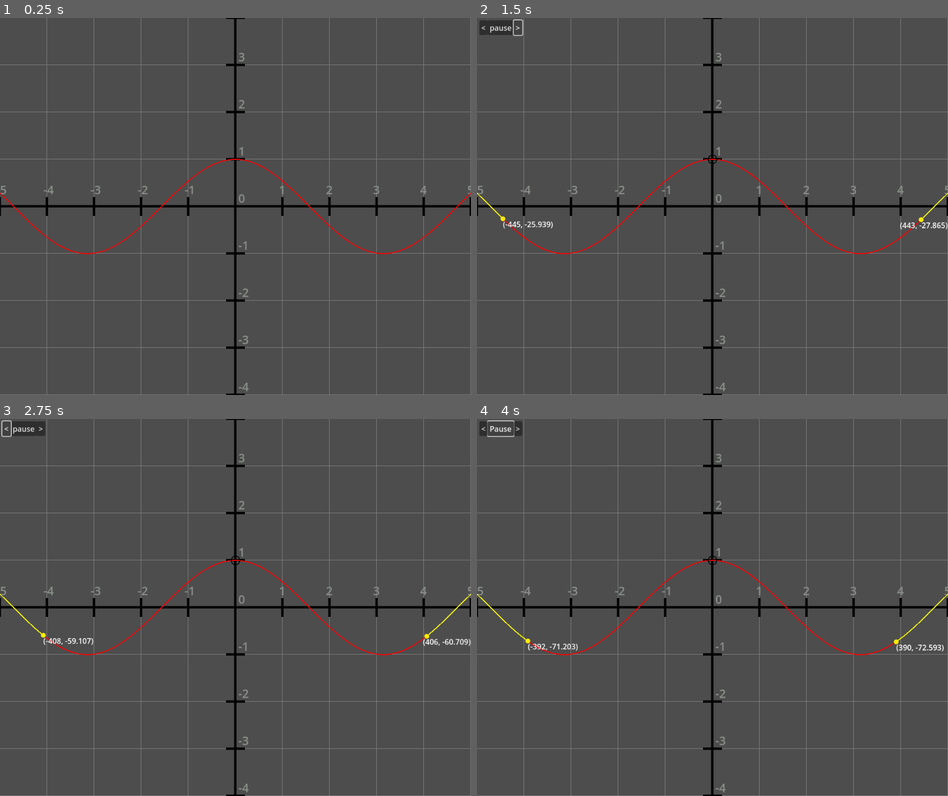
Above: before the commit, frames 1-4 (two rows, left to right).
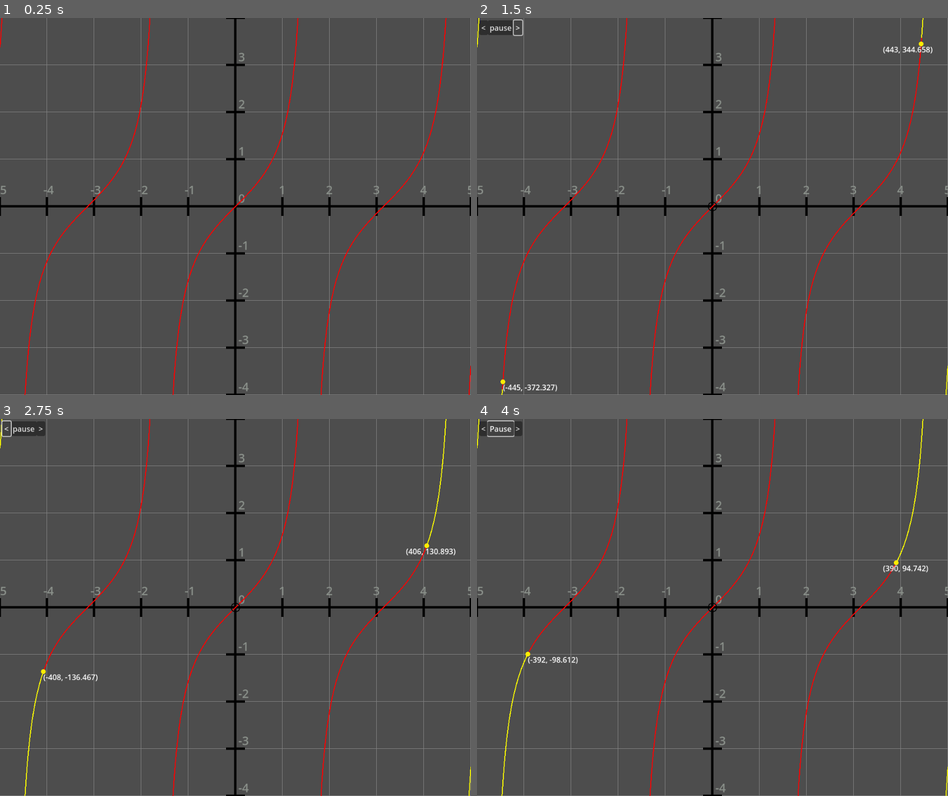
Above: after the commit, the same moments.

Repository: Drillix08/Opticos
Game: Godot game, scene res://graph_environment.tscn
Two runs of this game, one before a commit and one after it. Both use one fixed random seed, a clock stepped at 60 frames per second and the inputs below.
Inputs (mouse positions are in pixels of both pictures, inside the frame that each line leads up to):
- Up to frame 1 (0.25 s): no input
- Up to frame 2 (1.5 s): tap Enter (ui_accept) at 0.5, 0.77 s; move the mouse to (816, 187) at 0.52 s; hold D 0.53-1.25 s; hold I 0.53-1.25 s; click (816, 187) at 0.67 s; click ">" at 1.25 s
- Up to frame 3 (2.75 s): click "<" at 2 s
- Up to frame 4 (4 s): click "pause" at 2.75 s; click "Play" at 3.5 s

The runs differ from the first frame. In frame 1, 1.3% of the frame differs, in the area x 0-100%, y 0-100%; in frame 2, 1.7%; in frame 3, 1.7%; in frame 4, 1.7%.

Commit message:
Initial implementation of integral animator

Diff:
--- a/source/graph-environment/grid.gd
+++ b/source/graph-environment/grid.gd
@@ -20,6 +20,8 @@
 
 var secant_line_left: Vector2 = Vector2(0, 0)
 var secant_line_right: Vector2 = Vector2(0, 0)
+
+var rectangles: Array[Rect2]
 
 var labelOffset = 0
 
@@ -93,10 +95,11 @@
 
 	#Draw the function
 	draw_function(func(x):
-		return cos(x)
+		return tan(x)
 	)
 
 	draw_line(secant_line_left, secant_line_right, Color.YELLOW)
+	for rectangle in rectangles: draw_rect(rectangle, Color.YELLOW)
 
 
 #controlls the moving of the "camera" when you click and drag
@@ -119,6 +122,8 @@
 		animate_Limit(500, functionValues, true, true, .015, 1.002)
 	if Input.is_key_pressed(KEY_D):
 		animate_derivative(1)
+	if Input.is_key_pressed(KEY_I):
+		animate_Integral()
 
 ## This function will draw the graph of the function specified by input_function
 ## The argument of this function should be a function that takes a single argument x and returns y
@@ -433,6 +438,38 @@
 	secant_line_right = Vector2.ZERO
 	queue_redraw()
 
+func animate_Integral():
+	animating = true
+	$AnimationControls.visible = true
+
+	#var speed = .0015
+	var speed = 1
+	var maxRectangleCount: int = len(functionValues)-1
+	var currentRectangleCount: int = 2
+	while currentRectangleCount <= maxRectangleCount:
+		if(pause):
+			await do_something
+			frameOffset = 0
+		@warning_ignore("integer_division")
+		var increment = maxRectangleCount/currentRectangleCount
+
+		# left side Riemann sum
+		for i in range(1, maxRectangleCount-increment+1, increment-1):
+			var rect_position: Vector2 = functionValues[i]
+			var width: float = increment
+			var height: float = convert_to_real_coords(rect_position)[1]
+			# if the height
+			var rect_size: Vector2 = Vector2(width, height)
+			rectangles.append(Rect2(rect_position, rect_size))
+		queue_redraw()
+		await get_tree().create_timer(speed).timeout
+		rectangles.clear()
+		currentRectangleCount *= 2
+
+	animating = false
+	$AnimationControls.visible = false
+
+
 func _on_play_pause_pressed() -> void:
 	pause = !pause
 	if(!pause):
